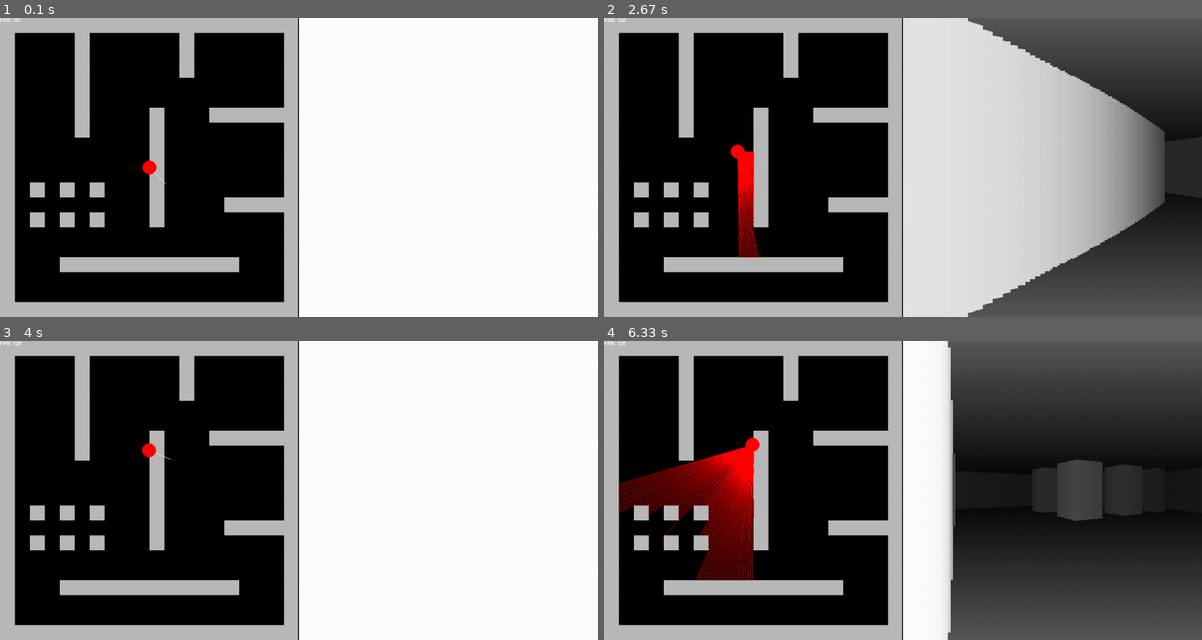
Above: before the commit, frames 1-4 (two rows, left to right).
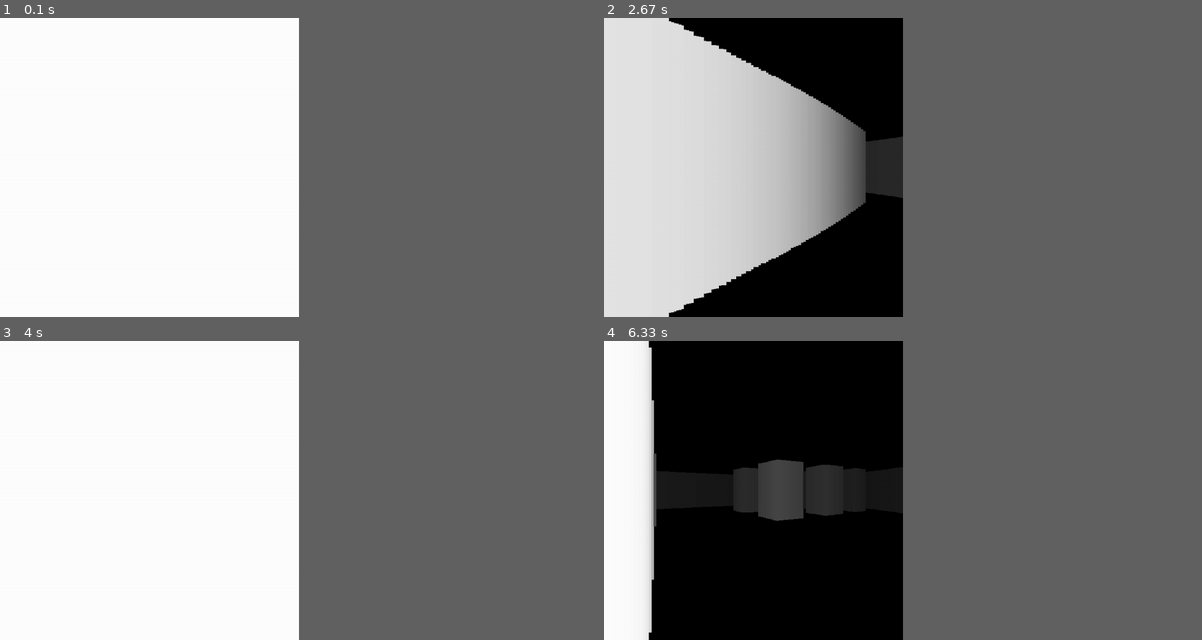
Above: after the commit, the same moments.

Repository: natyavidhan/pygame-raycaster-thingy
Game: pygame game, started from main.py
Two runs of this game, one before a commit and one after it. Both use one fixed random seed, a clock stepped at 60 frames per second and the inputs below.
Inputs:
- Up to frame 1 (0.1 s): no input
- Up to frame 2 (2.67 s): hold S from 2.4 s (still down)
- Up to frame 3 (4 s): release S at 2.87 s; hold A 2.9-3.3 s; hold W 3.33-3.7 s; hold D from 3.73 s (still down)
- Up to frame 4 (6.33 s): release D at 4.37 s; hold S 4.4-4.77 s; hold A 4.8-5.27 s; hold D 5.3-5.77 s; hold W 5.8-6.1 s; hold D from 6.13 s (still down)
In our replay, the window is 900x450 before the commit and 450x450 after it. These sizes can differ from the game's own. Grey fills any space a smaller window leaves; there, only what the larger window draws over its background counts as a difference.

The runs differ from the first frame. In frame 1, 50% of the frame differs, in the area x 0-50%, y 0-100%; in frame 2, 66%; in frame 3, 50%; in frame 4, 70%, in the area x 0-100%, y 0-100%.

Commit message:
removed top down view

Diff:
--- a/raycaster.py
+++ b/raycaster.py
@@ -13,20 +13,9 @@
         self.angle = 315 * math.pi / 180
         self.speed = 3
 
-    def draw(self, screen):
-        pygame.draw.line(
-            screen,
-            (255, 255, 255),
-            (self.x, self.y),
-            (self.x - math.sin(self.angle) * 50, self.y + math.cos(self.angle) * 50),
-            1,
-        )
-        pygame.draw.circle(screen, (255, 0, 0), (int(self.x), int(self.y)), 15)
-
-
 class Raycaster:
     def __init__(self, mapFile, player, fov=90):
-        self.screen = pygame.display.set_mode((1280, 640))
+        self.screen = pygame.display.set_mode((640, 640))
         pygame.display.set_caption("Pygame Raycaster")
         self.clock = pygame.time.Clock()
         self.running = True
@@ -75,22 +64,20 @@
                 y = self.player.y + math.cos(start_angle) * (depth * self.STEPS)
                 if self.pxData[int(x)][int(y)] == 1:
                     break
-            depth += 0.0001  # to prevent division by zero
-            pygame.draw.line(
-                self.screen, (255, 0, 0), (self.player.x, self.player.y), (x, y), 1
-            )
+            depth += 0.0001
+
             start_angle += self.fov / self.casted_rays
             cdep = depth * self.STEPS
             color = 255 / ((1 + cdep * cdep * 0.0001))
 
             depth *= math.cos(self.player.angle - start_angle)
-            wall_height = 21000 / (depth)  # * self.STEPS)
+            wall_height = 21000 / (depth)
 
             pygame.draw.rect(
                 self.screen,
                 (color, color, color),
                 (
-                    640 + ray * SCALE,
+                    ray * SCALE,
                     (640 / 2) - wall_height / 2,
                     SCALE + 1,
                     wall_height,
@@ -107,24 +94,6 @@
 
             self.screen.fill((0, 0, 0))
             self.screen.blit(self.background, (640, 0))
-
-            x, y = 0, 0
-            for _y in self.gameMap:
-                for _x in _y:
-                    if _x == 1:
-                        pygame.draw.rect(
-                            self.screen,
-                            (185, 185, 185),
-                            (
-                                y * self.TILESIZE,
-                                x * self.TILESIZE,
-                                self.TILESIZE,
-                                self.TILESIZE,
-                            ),
-                        )
-                    x += 1
-                x = 0
-                y += 1
 
             delta_time = interp(self.clock.get_fps(), [0, 120], [2, 0.5])
 
@@ -166,7 +135,6 @@
                 (0, 0),
             )
 
-            self.player.draw(self.screen)
             pygame.draw.line(self.screen, (0, 0, 0), (639, 0), (639, 640), 3)
             self.cast_rays()
 
